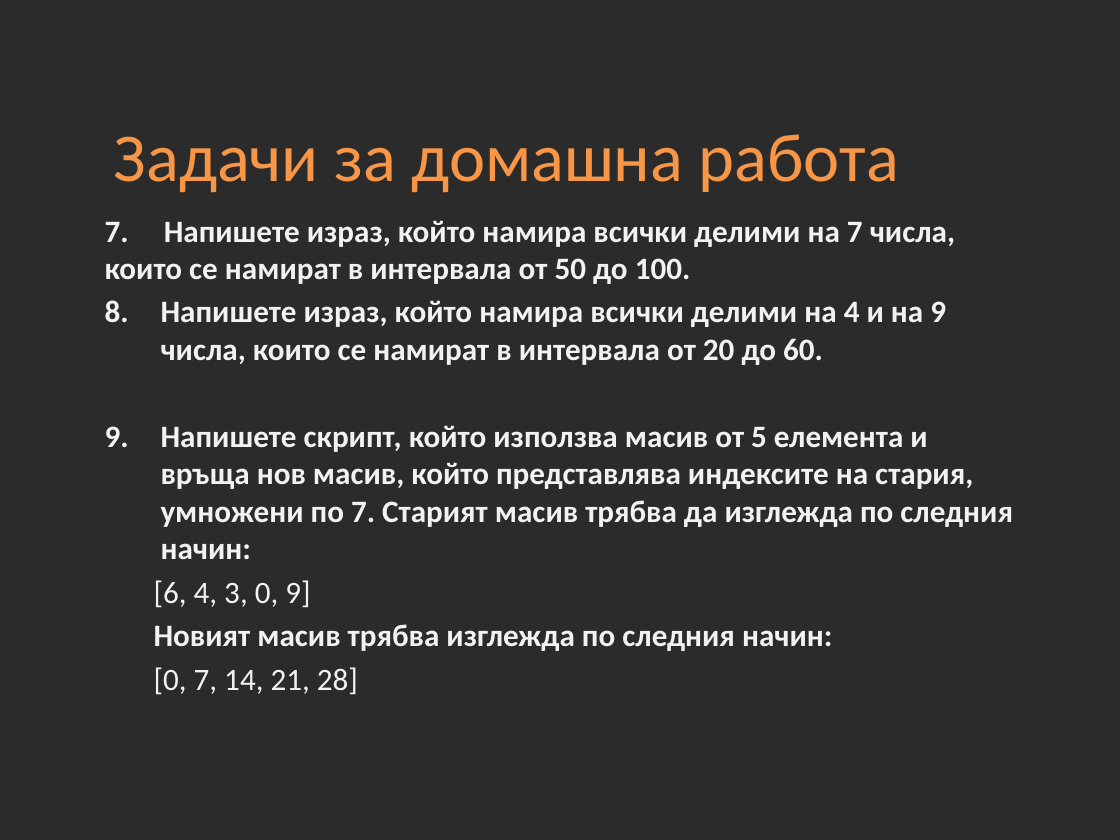
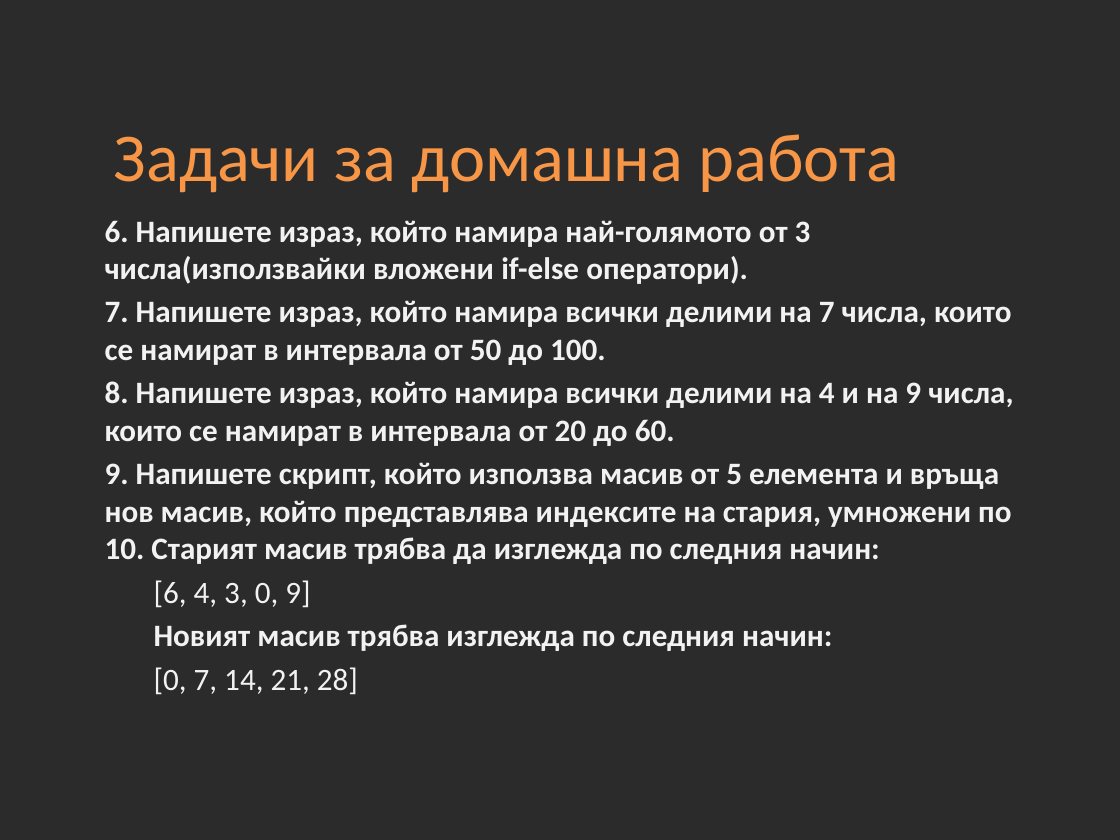
Before and after one commit to Academy-Soft-Intellect/Front-End-Course, a slide deck: slide 75 of 10-JavaScript-Basics.pptx. Drawn at 1120x840 pixels with LibreOffice and Linux fonts; fonts in the diff are those of the drawing; background and template pictures are left out; a plain dark background stands for a picture behind light text. Boxes give left, top, right and bottom in pixels: in the first picture for what was removed or moved away, otherwise in the second. Text is boxed around its words. In the diff, an @@ line names an element or a change of style, - is before the commit and + after.

```diff
--- a/10-JavaScript-Basics.pptx
+++ b/10-JavaScript-Basics.pptx
@@ text at [105, 220, 811, 284]: paragraph added @@
+6. Напишете израз, който намира най-голямото от 3 числа(използвайки вложени if-else оператори).
@@ text at [105, 381, 1013, 564]: text changed @@
-8. Напишете израз, който намира всички делими на 4 и на 9 числа, които се намират в интервала от 20 до 60.
-9. Напишете скрипт, който използва масив от 5 елемента и връща нов масив, който представлява индексите на стария, умножени по 7. Старият масив трябва да изглежда по следния начин:
+8. Напишете израз, който намира всички делими на 4 и на 9 числа, които се намират в интервала от 20 до 60.
+9. Напишете скрипт, който използва масив от 5 елемента и връща нов масив, който представлява индексите на стария, умножени по 10. Старият масив трябва да изглежда по следния начин:
```
Also in this commit, not shown: 2 other slides changed.
